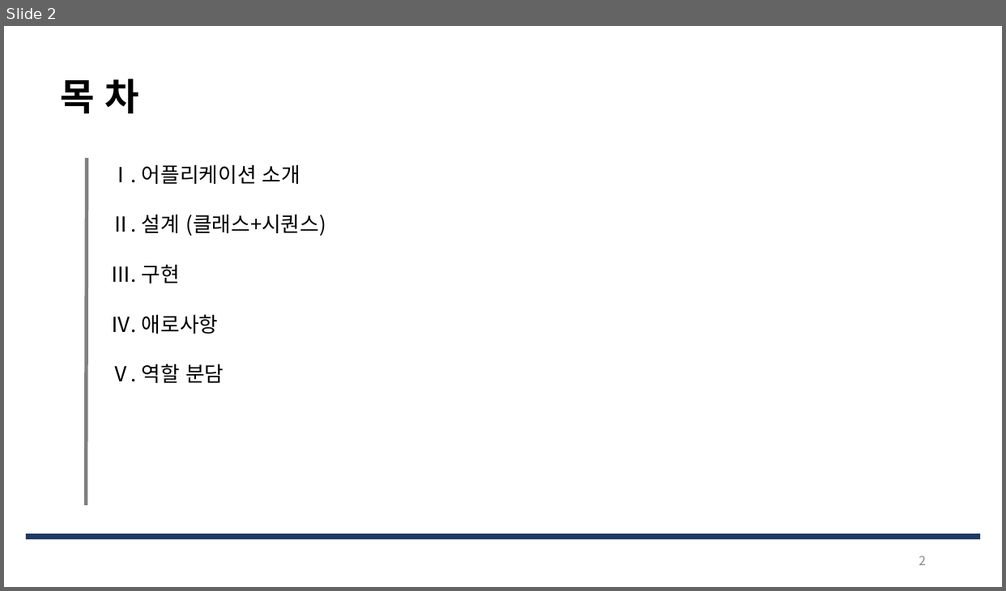
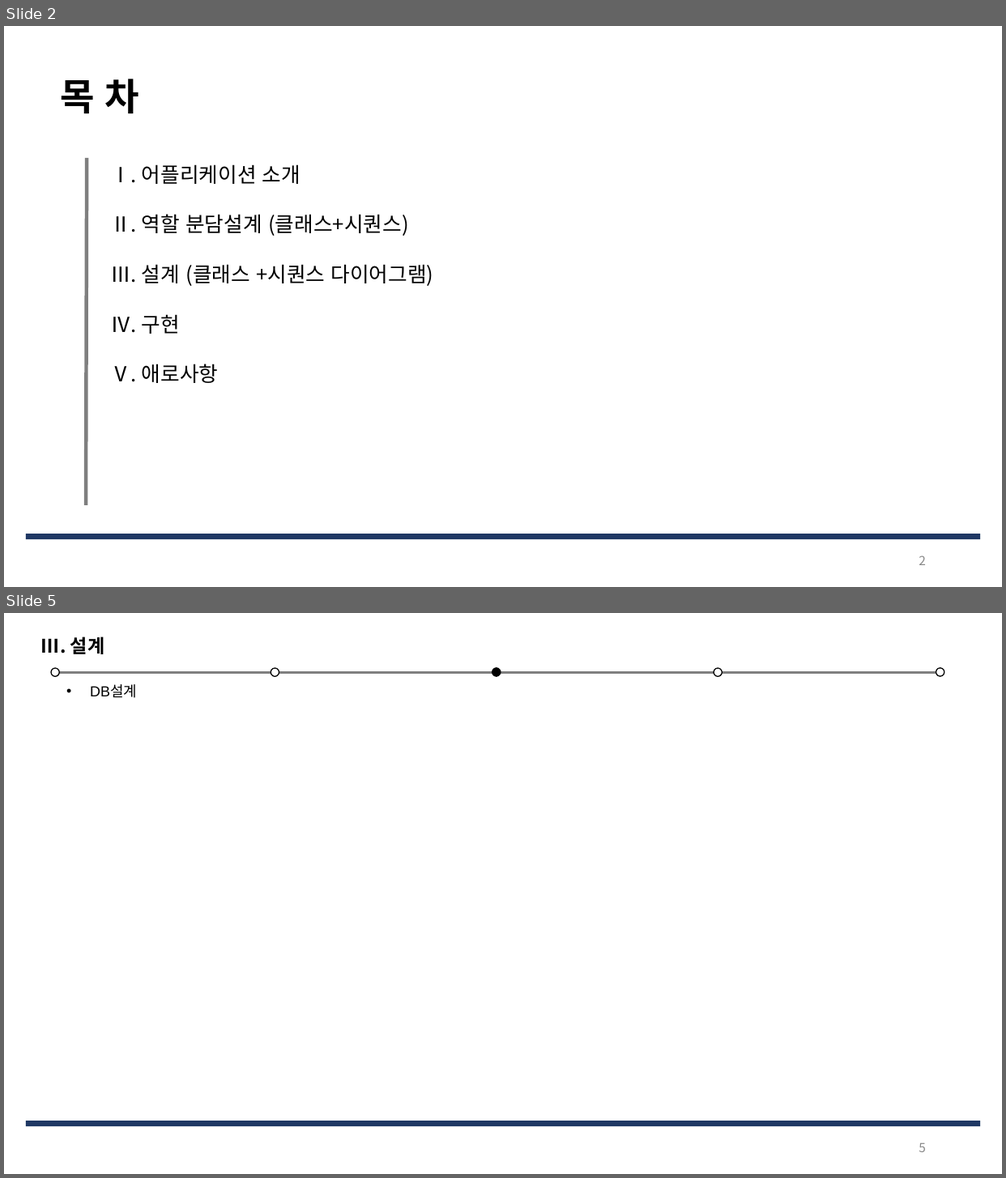
Before and after one commit to Jeeseob/SoftwareEngineering, a slide deck: 소공_기말발표.pptx. Shown one above the other, each under a label of ours: slide 2 before the commit, slides 2 and 5 after it; the slides between them are not shown. The pictures are 1006x591 and 1006x1178 pixels, drawn with LibreOffice and Linux fonts; fonts in the diff are those of the drawing. Boxes give left, top, right and bottom in pixels: in the first picture for what was removed or moved away, otherwise in the second. Text is boxed around its words. In the diff, an @@ line names an element or a change of style, - is before the commit and + after.

```diff
--- a/소공_기말발표.pptx
+++ b/소공_기말발표.pptx
@@ slide 5 added at [4, 613, 1002, 1174], background #FFFFFF @@
@@ text added at [41, 636, 105, 654], 18 pt, text #000000, bold @@
+Ⅲ. 설계
@@ ellipse added at [51, 668, 59, 677], fill #FFFFFF, outline #000000 1 pt @@
@@ line added from (55, 672) to (941, 672), #7F7F7F 2.75 pt @@
@@ text added at [90, 685, 137, 698], 14 pt, text #000000 @@
+• DB설계
@@ ellipse added at [270, 668, 279, 677], fill #FFFFFF, outline #000000 1 pt @@
@@ ellipse added at [492, 667, 501, 676], fill #000000, outline #000000 1 pt @@
@@ ellipse added at [714, 668, 722, 677], fill #FFFFFF, outline #000000 1 pt @@
@@ ellipse added at [936, 667, 944, 676], fill #FFFFFF, outline #000000 1 pt @@
@@ rectangle added at [26, 1122, 980, 1127], fill #1F3864 @@
@@ page number added at [918, 1144, 926, 1152], 12 pt, text #888888 @@
+5
@@ slide 2 changed as well @@
@@ text at [110, 214, 434, 383]: text changed @@
-Ⅱ. 설계 (클래스+시퀀스)
-Ⅲ. 구현
-Ⅳ. 애로사항
-Ⅴ. 역할 분담
+Ⅱ. 역할 분담설계 (클래스+시퀀스)
+Ⅲ. 설계 (클래스 +시퀀스 다이어그램)
+Ⅳ. 구현
+Ⅴ. 애로사항
```
Also in this commit, not shown: 21 other slides changed, 2 other slides added.
